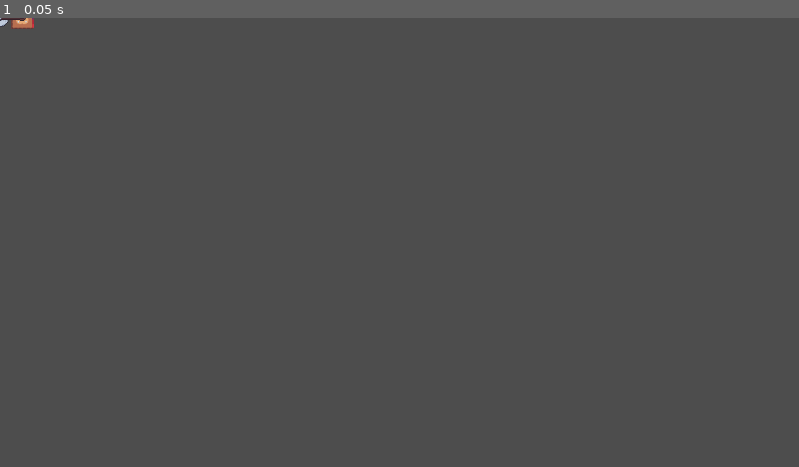
Above: before the commit, frame 1.
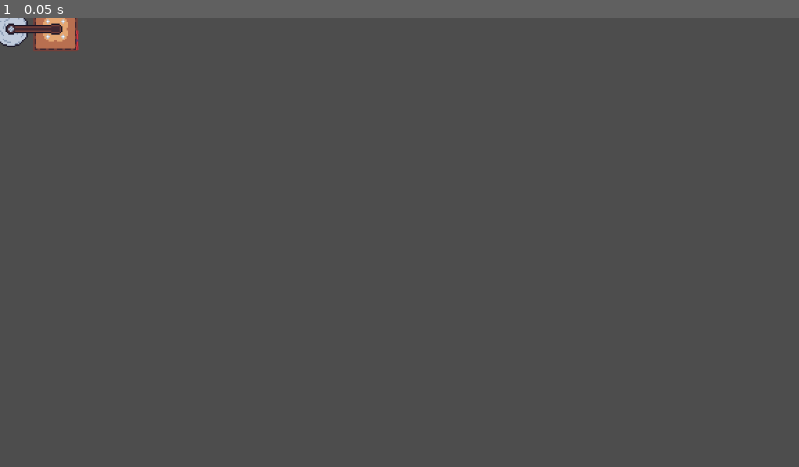
Above: after the commit, the same moment.

Repository: JeroenoBoy/Uncraft
Game: Godot game, scene res://Scenes/Objects/Factories/Buildings/CarGenerator.tscn
Same seed, same stepped clock (60 frames per second), same inputs: the game is played once before the commit and once after it. This scene is started directly instead of the project's main scene.
Inputs:
- Up to frame 1 (0.05 s): no input

The runs differ from the first frame. In frame 1, 0.6% of the frame differs, in the area x 0-10%, y 0-8%.
Error in both runs: Attempt to call function 'dir_exists' in base 'null instance' on a null instance. (res://Scripts/UI/ItemSelector/ItemSelectorCategory.gd:10)

Commit message:
Fix rotation code again

Diff:
--- a/Scenes/Objects/Factories/Buildings/CarGenerator.tscn
+++ b/Scenes/Objects/Factories/Buildings/CarGenerator.tscn
@@ -8,10 +8,11 @@
 
 [node name="CarGenerator" type="Node2D"]
 script = ExtResource("1_6t78y")
-size = Vector2i(2, 1)
+size = Vector2i(4, 2)
 
 [node name="AnimatedSprite2D" type="AnimatedSprite2D" parent="."]
-position = Vector2(16, 0)
+position = Vector2(48, 16)
+scale = Vector2(2, 2)
 sprite_frames = ExtResource("2_53vvb")
 animation = &"idle"
 
@@ -20,7 +21,7 @@
 output = NodePath("../MachineOutput")
 
 [node name="MachineOutput" parent="." instance=ExtResource("3_lshni")]
-position = Vector2(47, 0)
+position = Vector2(112, 32)
 rotation = -4.71238
 
 [connection signal="picked_up" from="." to="Generator" method="_on_car_generator_picked_up"]
--- a/Scenes/Objects/Factories/Components/MachineOutput.tscn
+++ b/Scenes/Objects/Factories/Components/MachineOutput.tscn
@@ -12,6 +12,7 @@
 removable = false
 
 [node name="AnimatedSprite2D" type="AnimatedSprite2D" parent="." groups=["Ports"]]
+position = Vector2(0, 1)
 sprite_frames = ExtResource("2_bakbc")
 frame_progress = 0.343306
 offset = Vector2(0, -0.5)
--- a/Scripts/Grid/Grid.gd
+++ b/Scripts/Grid/Grid.gd
@@ -38,14 +38,14 @@
 	match rounded_rot:
 		1:
 			var y = vector.y
-			vector.y = -vector.x
-			vector.x = y
+			vector.y = vector.x
+			vector.x = -y
 		2:
 			vector *= -1
 		3:
 			var y = vector.y
-			vector.y = vector.x
-			vector.x = -y
+			vector.y = -vector.x
+			vector.x = y
 	return vector
 
 func _exit_tree() -> void:
@@ -59,12 +59,15 @@
 func get_grid_node(grid_pos: Vector2i) -> GridNode:
 	if !_grid.has(grid_pos):
 		return null
+	print(_grid[grid_pos])
 	return _grid[grid_pos][0]
 
 func set_grid_node(node: GridNode):
 	if node.is_on_grid:
 		push_warning("Tried to place an already placed node")
 		return
+
+	print(node.name)
 
 	var gridPos = world_to_grid(node.global_position)
 	var offset = node.offset
@@ -76,6 +79,7 @@
 			if !_grid.has(pos):
 				astar.set_point_solid(pos, true)
 				_grid[pos] = [] as Array[GridNode]
+			print(gridPos, " ", pos)
 			_grid[pos].append(node)
 
 	node.is_on_grid = true
--- a/Scripts/Items/Item.gd
+++ b/Scripts/Items/Item.gd
@@ -44,25 +44,20 @@
 		for complex_part in complex_item.items:
 			_parts.append(complex_part)
 
-	_create_renderer(item_data.sprite)
+	_create_renderer(-1, item_data.sprite)
 
+	for part in _parts:
+		if _renderers.has(part.layer):
+			continue
+		_create_renderer(part.layer, part.sprite)
 
 func _clear_renderers():
 	for renderer in _renderers.values():
 		renderer.queue_free()
 	_renderers.clear()
 
-func _create_renderer(texture: Texture2D):
+func _create_renderer(layer: int, texture: Texture2D):
 	var instance = Sprite2D.new()
 	instance.texture = texture
 	add_child(instance)
-	_renderers[-1] = instance
-
-	for part in _parts:
-		if _renderers.has(part.layer):
-			continue
-
-		instance = Sprite2D.new()
-		instance.texture = texture
-		add_child(instance)
-		_renderers[part.layer] = instance
+	_renderers[layer] = instance
